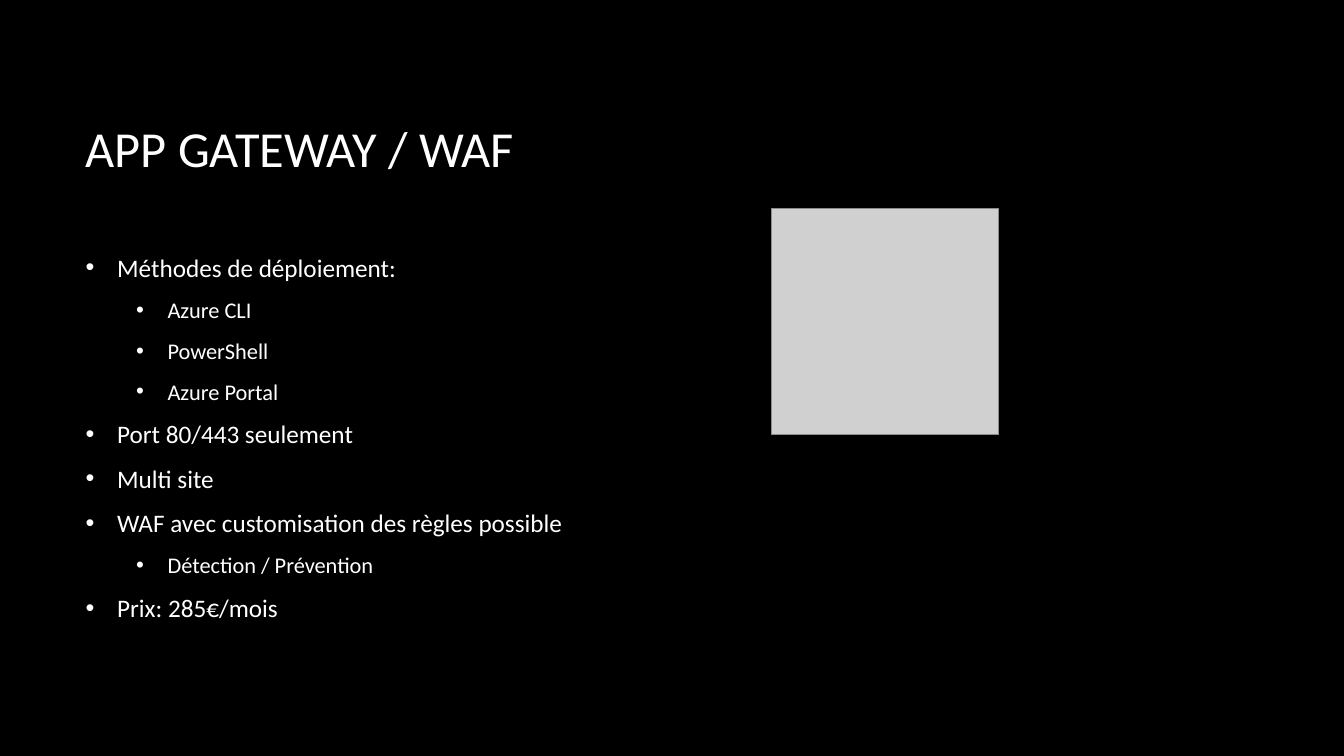
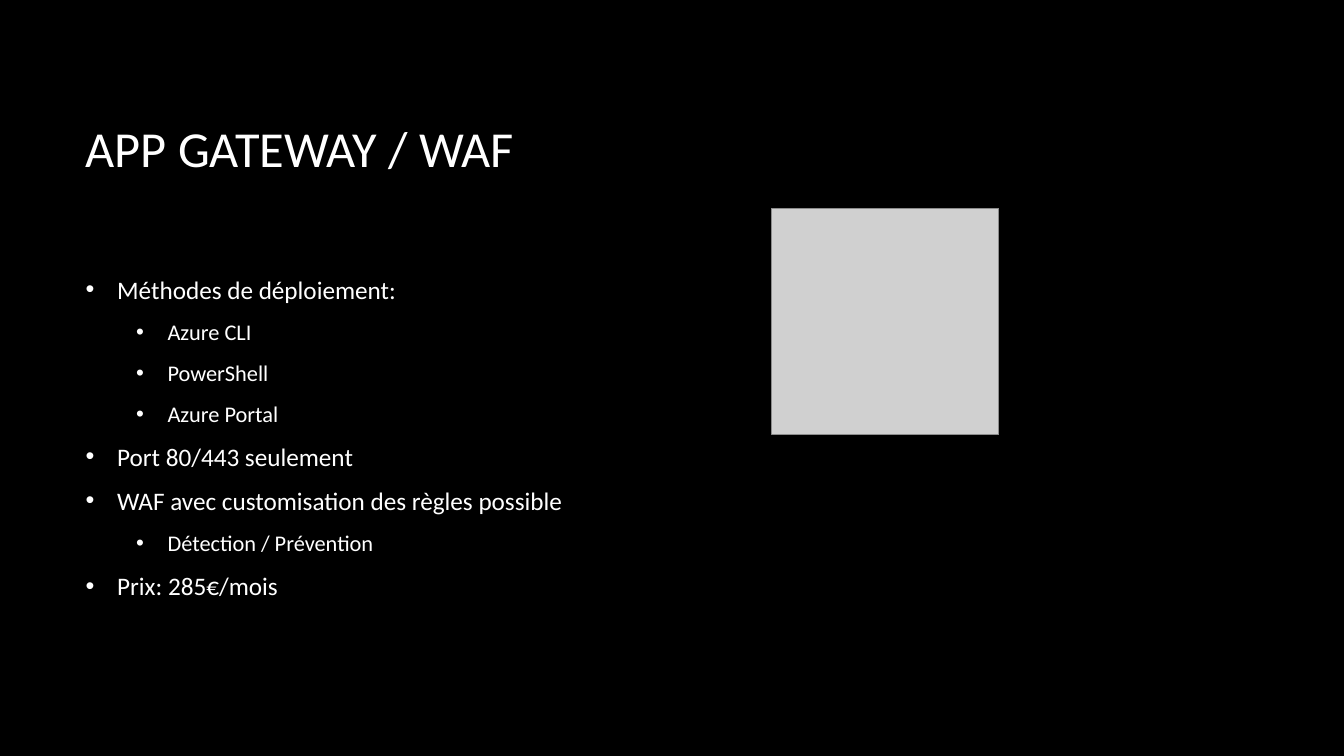
Before and after one commit to Flodu31/Presentations, a slide deck: slide 8 of DevDay_17112020/DevDay.pptx. Drawn at 1344x756 pixels with LibreOffice and Linux fonts; fonts in the diff are those of the drawing; grey boxes stand for pictures; background and template pictures are left out. Boxes give left, top, right and bottom in pixels: in the first picture for what was removed or moved away, otherwise in the second. Text is boxed around its words. In the diff, an @@ line names an element or a change of style, - is before the commit and + after.

```diff
--- a/DevDay_17112020/DevDay.pptx
+++ b/DevDay_17112020/DevDay.pptx
@@ text at [117,470,213,488]: paragraph removed @@
-• Multi site
```
Also in this commit, not shown: 5 other slides changed, 1 slide added, 5 other files.
